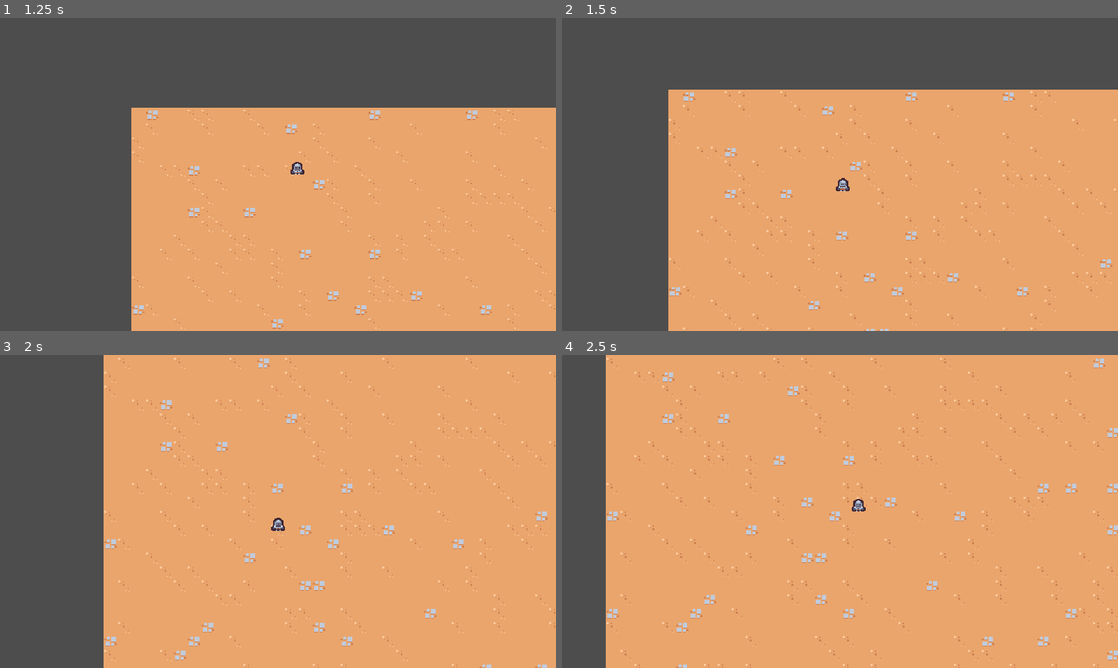
Above: before the commit, frames 1-4 (two rows, left to right).
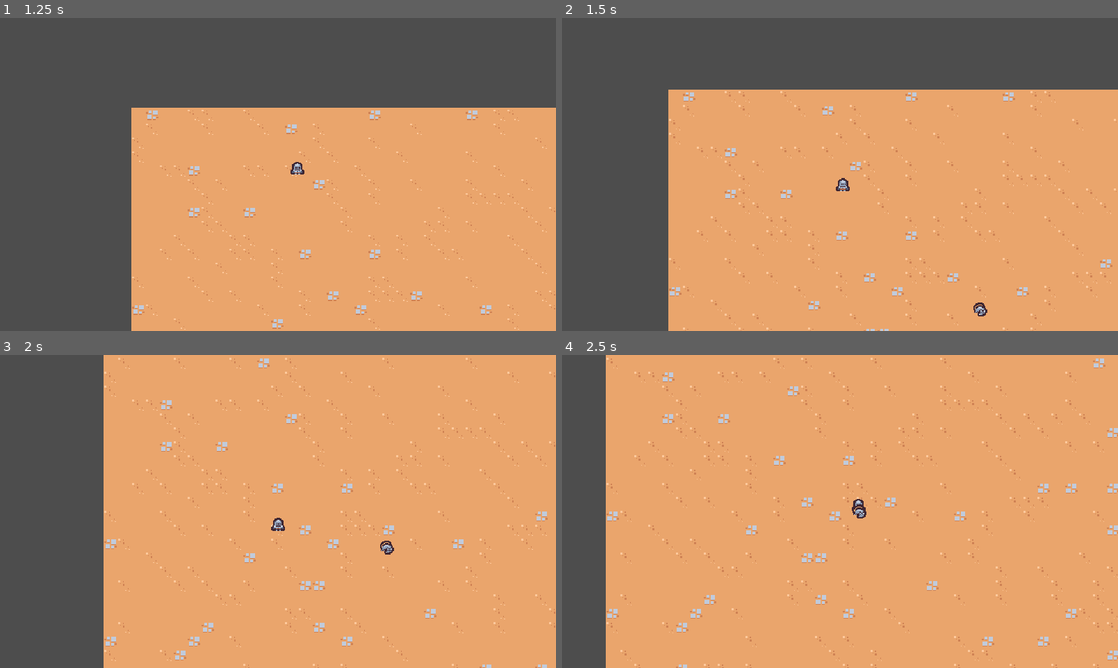
Above: after the commit, the same moments.

Repository: ordoghl/2dsurvivors
Game: Godot game, scene res://scenes/main/main.tscn
The game is run twice, just before and just after one commit, with the same random seed, the same clock (stepped at 60 frames per second) and the same inputs.
Inputs:
- Up to frame 1 (1.25 s): hold D (move_right) from 0.53 s (still down)
- Up to frame 2 (1.5 s): release D (move_right) at 1.28 s; hold S (move_down) from 1.28 s (still down)
- Up to frame 3 (2 s): keep holding S (move_down)
- Up to frame 4 (2.5 s): release S (move_down) at 2.03 s; hold D (move_right) from 2.03 s (still down)

Frame 1 is identical in both runs. In frame 2, less than 0.1% of the frame differs, in the area x 74-77%, y 90-96%; in frame 3, less than 0.1%; in frame 4, less than 0.1%.

Commit message:
Add BasicEnemy

Diff:
--- /dev/null
+++ b/scenes/basic_enemy/BasicEnemy.tscn
@@ -0,0 +1,19 @@
+[gd_scene load_steps=4 format=3 uid="uid://byrg2src5idbt"]
+
+[ext_resource type="Script" path="res://scenes/basic_enemy/basic_enemy.gd" id="1_5k3lt"]
+[ext_resource type="Texture2D" uid="uid://knofy3yp0d2q" path="res://scenes/basic_enemy/basic_enemy.png" id="1_qdro8"]
+
+[sub_resource type="CircleShape2D" id="CircleShape2D_w708s"]
+radius = 5.0
+
+[node name="BasicEnemy" type="CharacterBody2D"]
+collision_layer = 0
+script = ExtResource("1_5k3lt")
+
+[node name="Sprite2D" type="Sprite2D" parent="."]
+texture = ExtResource("1_qdro8")
+offset = Vector2(0, -4)
+
+[node name="CollisionShape2D" type="CollisionShape2D" parent="."]
+position = Vector2(0, -5)
+shape = SubResource("CircleShape2D_w708s")
--- /dev/null
+++ b/scenes/basic_enemy/basic_enemy.gd
@@ -0,0 +1,21 @@
+extends CharacterBody2D
+
+const MAX_SPEED = 75
+
+# Called when the node enters the scene tree for the first time.
+func _ready():
+	pass # Replace with function body.
+
+
+# Called every frame. 'delta' is the elapsed time since the previous frame.
+func _process(delta):
+	var direction = get_direction_to_player()
+	velocity = direction * MAX_SPEED
+	move_and_slide()
+
+
+func get_direction_to_player():
+	var player_node = get_tree().get_first_node_in_group("player") as Node2D
+	if player_node != null:
+		return (player_node.global_position - global_position).normalized()
+	return Vector2.ZERO
--- a/scenes/main/main.tscn
+++ b/scenes/main/main.tscn
@@ -1,8 +1,9 @@
-[gd_scene load_steps=4 format=3 uid="uid://bnpptuytjqpkd"]
+[gd_scene load_steps=5 format=3 uid="uid://bnpptuytjqpkd"]
 
 [ext_resource type="TileSet" uid="uid://cwxhr432c3r2d" path="res://resources/tileset.tres" id="1_51u28"]
 [ext_resource type="PackedScene" uid="uid://dwmmefx6kpy0x" path="res://scenes/player/player.tscn" id="1_m6bxv"]
 [ext_resource type="PackedScene" uid="uid://by3d713yp8778" path="res://scenes/game_camera/game_camera.tscn" id="1_x8tkf"]
+[ext_resource type="PackedScene" uid="uid://byrg2src5idbt" path="res://scenes/basic_enemy/BasicEnemy.tscn" id="4_oni3r"]
 
 [node name="Main" type="Node"]
 
@@ -15,3 +16,6 @@
 
 [node name="Player" parent="." instance=ExtResource("1_m6bxv")]
 position = Vector2(51, 77)
+
+[node name="BasicEnemy" parent="." instance=ExtResource("4_oni3r")]
+position = Vector2(448, 325)
--- a/scenes/player/player.tscn
+++ b/scenes/player/player.tscn
@@ -7,6 +7,7 @@
 radius = 5.0
 
 [node name="Player" type="CharacterBody2D" groups=["player"]]
+collision_layer = 0
 script = ExtResource("1_fl25a")
 
 [node name="Sprite2D" type="Sprite2D" parent="."]
Binary file added: scenes/basic_enemy/basic_enemy.png
Not shown, added: scenes/basic_enemy/basic_enemy.png.import
